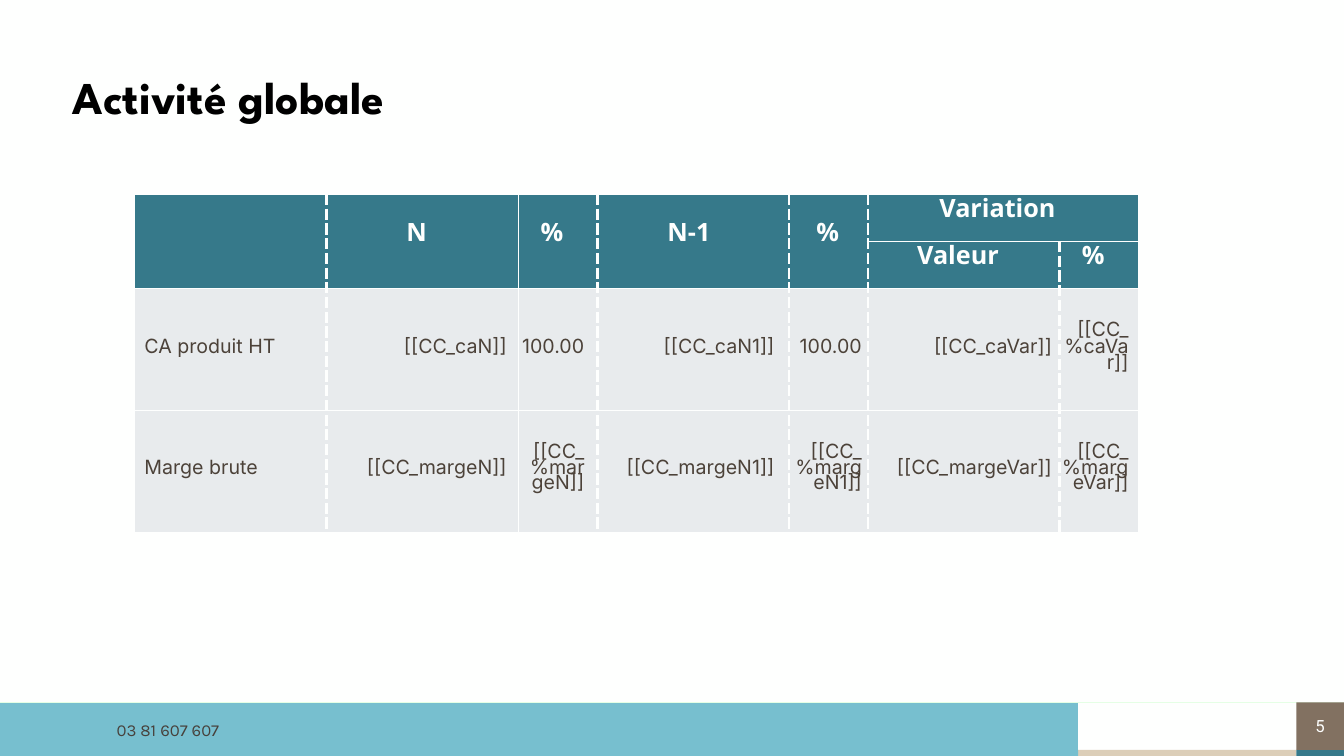
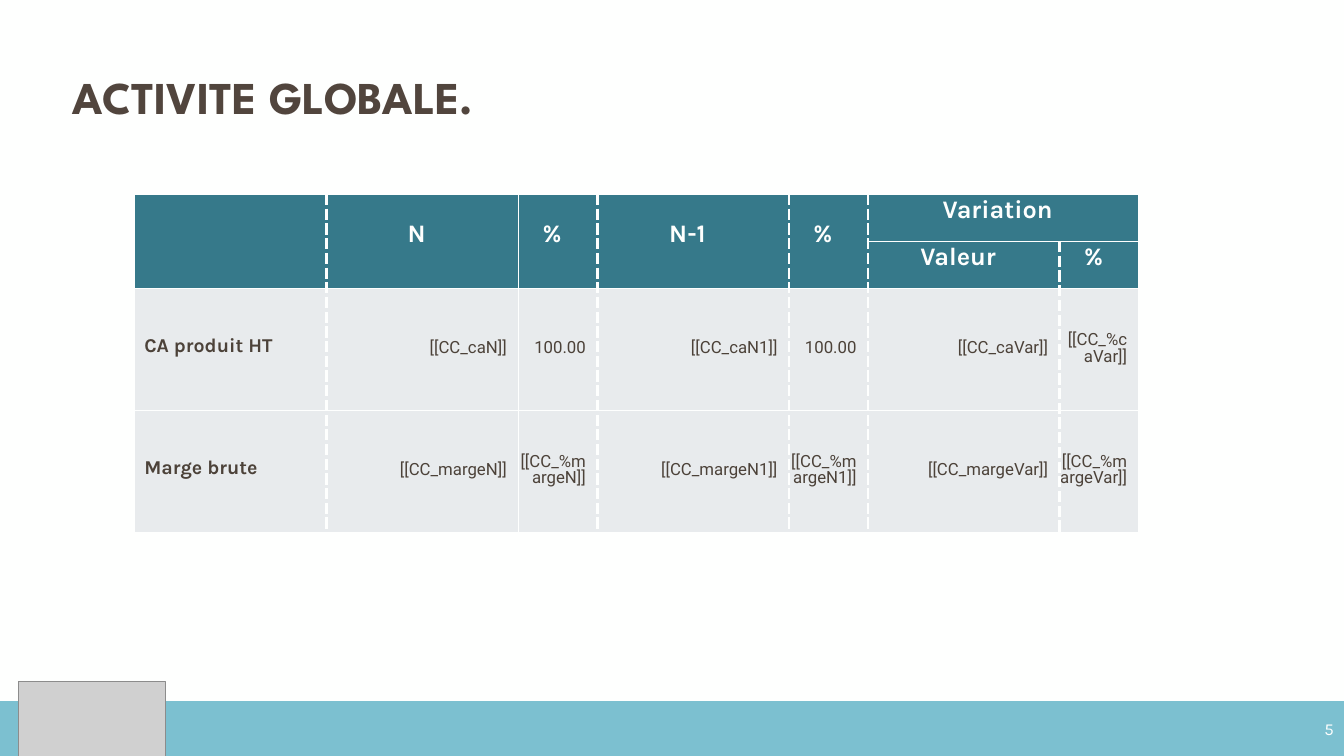
Before and after one commit to ldebouche/Projet1_lettre_fin_de_mission, a slide deck: slide 5 of backend/src/templates/modele_complet.pptm. Drawn at 1344x756 pixels with LibreOffice and Linux fonts; fonts in the diff are those of the drawing; grey boxes stand for pictures; background and template pictures are left out. Boxes give left, top, right and bottom in pixels: in the first picture for what was removed or moved away, otherwise in the second. Text is boxed around its words. In the diff, an @@ line names an element or a change of style, - is before the commit and + after.

```diff
--- a/backend/src/templates/modele_complet.pptm
+++ b/backend/src/templates/modele_complet.pptm
@@ text at box(73, 83, 474, 115): text changed; text colour #000000 to #51453D @@
-Activité globale
+ACTIVITE GLOBALE.
@@ table at box(134, 195, 1137, 532) @@
@@ font Open Sans to Karla in "N", "%", "N-1", "%" and 3 more places @@
@@ font Inter to Karla, bold on in "CA produit HT", "Marge brute" @@
@@ size 14 to 12 pt, font Inter to Roboto in "[[CC_caN]]", "100.00", "[[CC_caN1]]", "100.00" and 8 more places @@
@@ indent changed @@
@@ line spacing 10.9pt to 11.8pt @@
@@ picture added at box(19, 683, 166, 756) @@
@@ freeform shape removed at box(0, 703, 1078, 750) @@
@@ rectangle added at box(0, 703, 1344, 756), fill #7CC0D0, outline #7CC0D0 1.5 pt @@
@@ page number: place and size @@
-page number at box(1297, 703, 1344, 750)
+page number at box(1297, 703, 1344, 756)
@@ page number at box(1297, 703, 1344, 756): font Roboto to Karla; alignment centre to right; fill #827161 to #7CC0D0; outline none to #7CC0D0 0.75 pt @@
@@ text removed at box(117, 725, 219, 736) @@
-03 81 607 607
@@ rectangle removed at box(0, 750, 1079, 756) @@
@@ rectangle removed at box(1079, 750, 1298, 756) @@
@@ rectangle removed at box(1297, 750, 1344, 756) @@
```
Also in this commit, not shown: 19 other slides changed, 20 other files.
